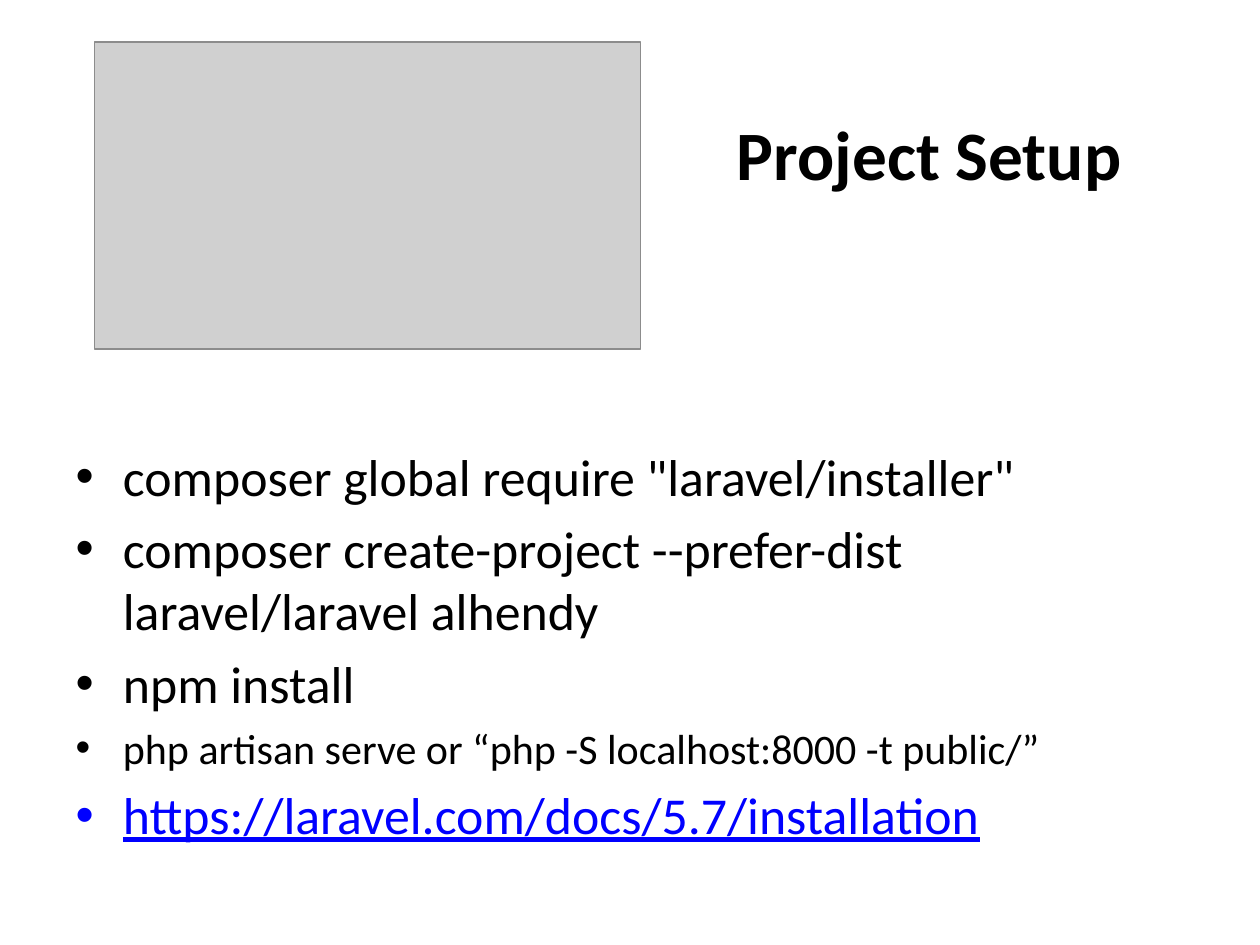
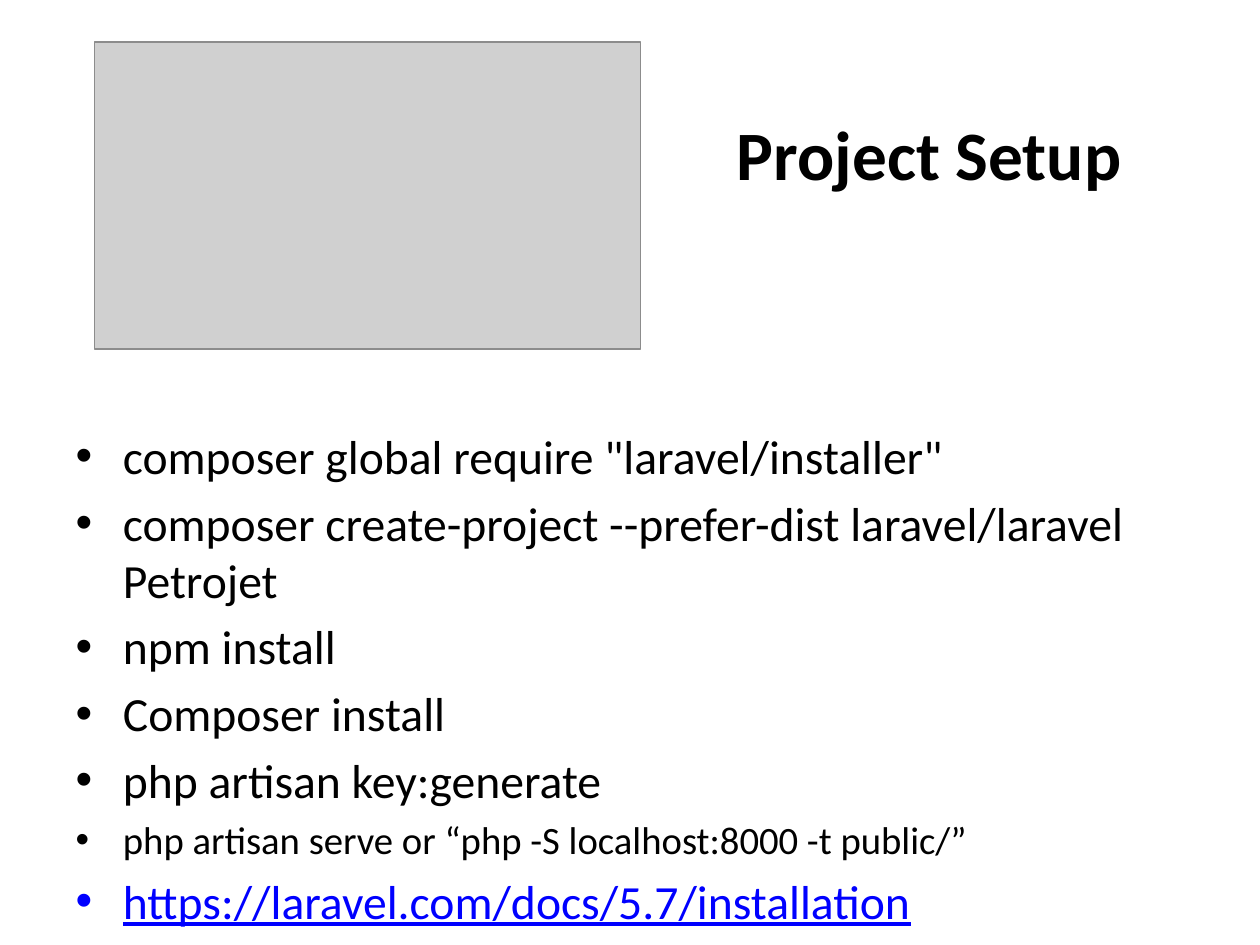
Before and after one commit to TarekSherif/LaravelCourse, a slide deck: slide 18 of PPT/Lec1/1-Laravel-tutorial.pptx. Drawn at 1260x945 pixels with LibreOffice and Linux fonts; fonts in the diff are those of the drawing; grey boxes stand for pictures. Boxes give left, top, right and bottom in pixels: in the first picture for what was removed or moved away, otherwise in the second. Text is boxed around its words. In the diff, an @@ line names an element or a change of style, - is before the commit and + after.

```diff
--- a/PPT/Lec1/1-Laravel-tutorial.pptx
+++ b/PPT/Lec1/1-Laravel-tutorial.pptx
@@ text at (x1=123, y1=441, x2=967, y2=927): size 29.6 to 27.2 pt in "composer global require "laravel/installer"", "npm install", "https://laravel.com/docs/5.7/installation"; size 24.1 to 22.1 pt in "php artisan serve or “php -S localhost:8000 ..." @@
@@ text at (x1=123, y1=508, x2=1123, y2=606): text changed; size 29.6 to 27.2 pt @@
-• composer create-project --prefer-dist laravel/laravel alhendy
+• composer create-project --prefer-dist laravel/laravel Petrojet
@@ text at (x1=123, y1=698, x2=601, y2=807): paragraphs added @@
+• Composer install
+• php artisan key:generate
```
Also in this commit, not shown: 1 other slide changed, 6 other files.
